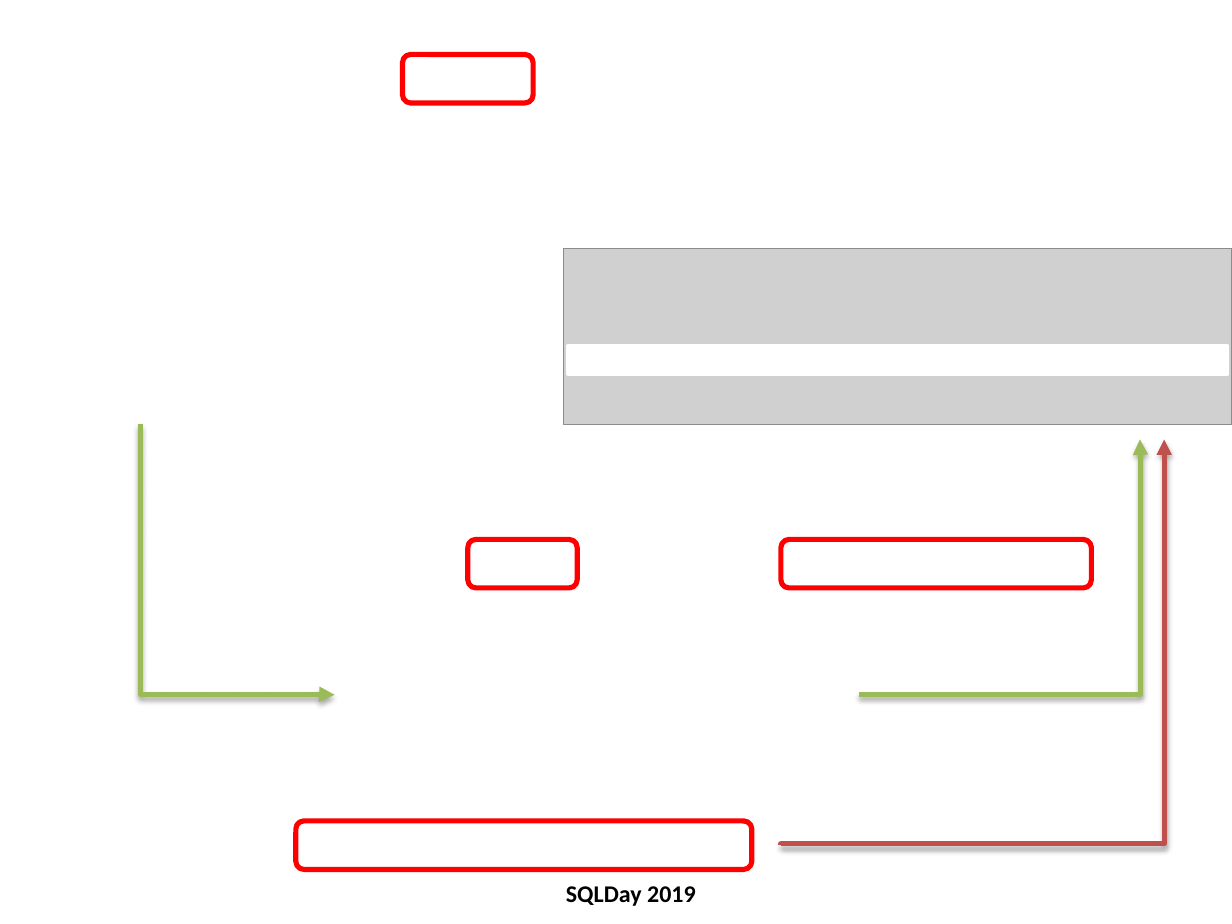
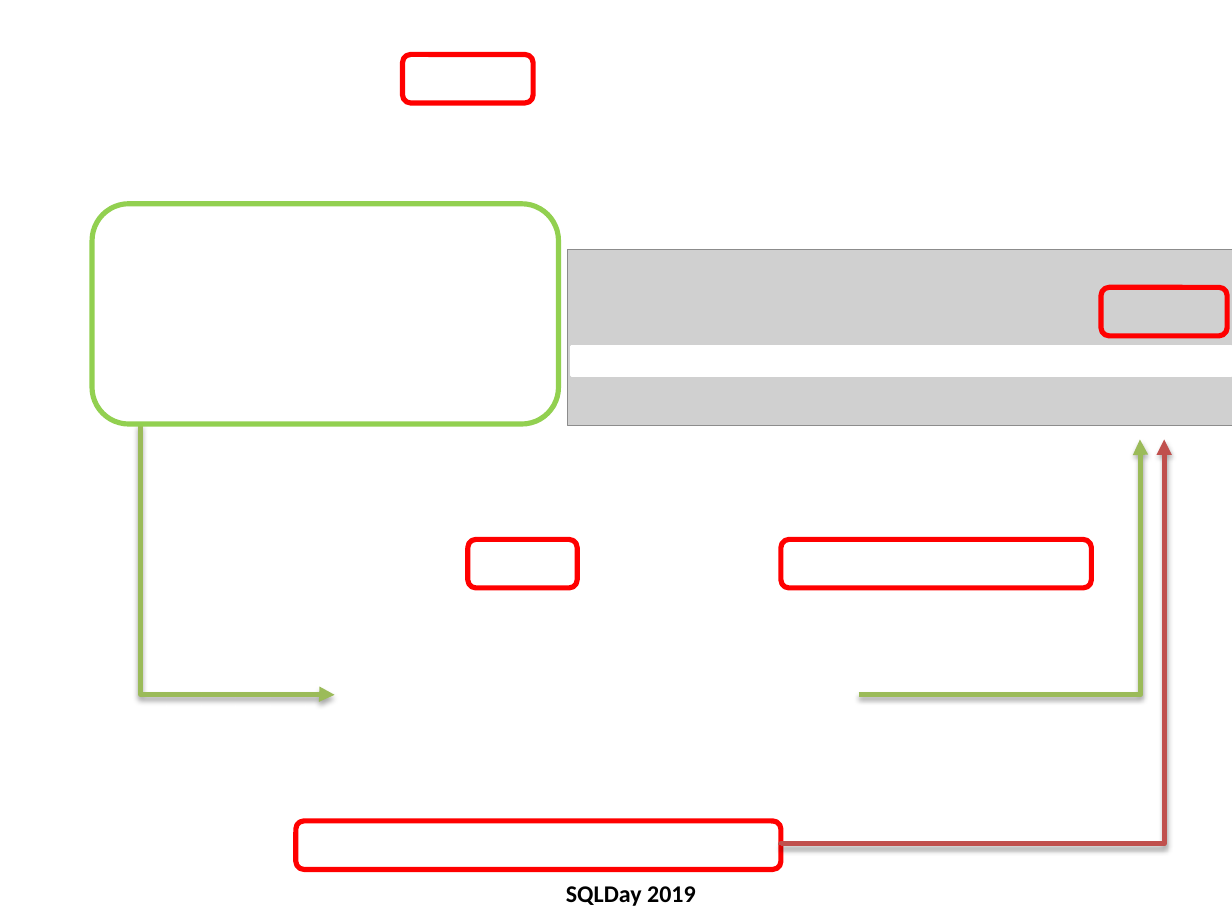
Before and after one commit to michalporeba/sharing, a slide deck: slide 19 of dbas-docker-guide/dbas-docker-guide v1.pptx (slide 18 before the commit). Drawn at 1232x924 pixels with LibreOffice and Linux fonts; fonts in the diff are those of the drawing; grey boxes stand for pictures; background and template pictures are left out. Boxes give left, top, right and bottom in pixels: in the first picture for what was removed or moved away, otherwise in the second. Text is boxed around its words. In the diff, an @@ line names an element or a change of style, - is before the commit and + after.

```diff
--- a/dbas-docker-guide/dbas-docker-guide v1.pptx
+++ b/dbas-docker-guide/dbas-docker-guide v1.pptx
@@ rounded rectangle added at (92, 203, 559, 424), outline #92D050 3 pt @@
@@ picture: place and size @@
-picture at (563, 249, 1232, 425)
+picture at (568, 249, 1232, 425)
@@ rounded rectangle added at (1101, 287, 1227, 335), outline #FF0000 3 pt @@
@@ rectangle: place and size @@
-rectangle at (568, 346, 1227, 376)
+rectangle at (572, 346, 1231, 376)
@@ rounded rectangle: place and size @@
-rounded rectangle at (296, 821, 752, 869)
+rounded rectangle at (296, 821, 781, 869)
```
Also in this commit, not shown: 15 other slides changed, 7 slides added, 1 other file.
